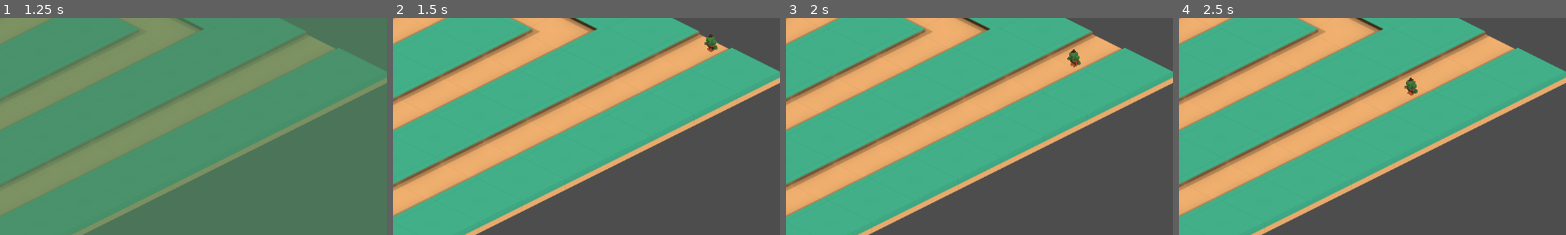
Above: before the commit, frames 1-4 (left to right).
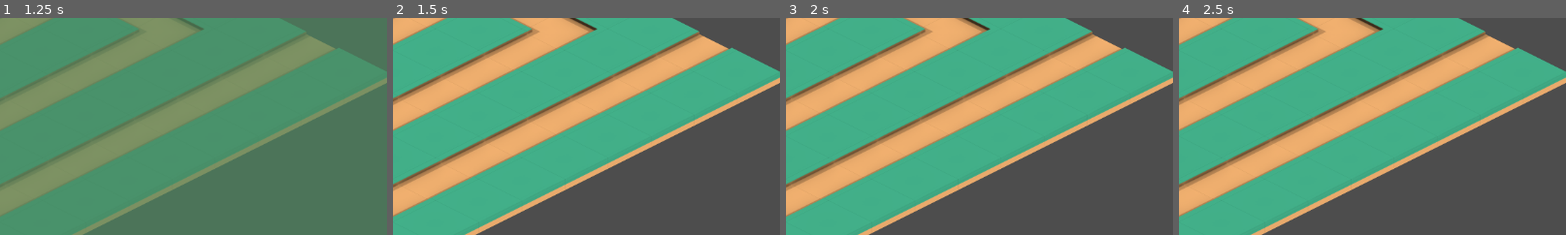
Above: after the commit, the same moments.

Repository: Robert-Riordan-UCD/GameDevJourney
Game: Godot game, scene res://GUI/MainMenu.tscn
The game is run twice, just before and just after one commit, with the same random seed, the same clock (stepped at 60 frames per second) and the same inputs.
Inputs:
- Up to frame 1 (1.25 s): click "Play" at 0.5 s
- Up to frame 2 (1.5 s): click "1x" at 1.25 s
- Up to frame 3 (2 s): no input
- Up to frame 4 (2.5 s): click "2x" at 2 s
The pictures show only the part of the screen within x 50-100%, y 39-89%; the shares and areas given below are measured in that part.

Frame 1 is identical in both runs. In frame 2, 0.2% of the frame differs, in the area x 80-84%, y 7-16%; in frame 3, 0.2%; in frame 4, 0.2%, in the area x 58-62%, y 27-36%.

Commit message:
Added a crossbow attack

Diff:
--- a/Isometric_Tower_Defense/Enemies/Spawner.gd
+++ b/Isometric_Tower_Defense/Enemies/Spawner.gd
@@ -22,6 +22,8 @@
 func _ready() -> void:
 	unit_timer.wait_time = wait_between_units
 	wave_timer.wait_time = wait_between_waves
+
+func start() -> void:
 	unit_timer.start()
 	new_wave.emit(current_wave)
 
--- a/Isometric_Tower_Defense/Levels/Level.tscn
+++ b/Isometric_Tower_Defense/Levels/Level.tscn
@@ -161,6 +161,7 @@
 [connection signal="all_enemies_defeated" from="Enemies" to="." method="_on_enemies_all_enemies_defeated"]
 [connection signal="enemy_died" from="Enemies" to="." method="_on_enemies_enemy_died"]
 [connection signal="enemy_reached_end" from="Enemies" to="." method="_on_enemies_enemy_reached_end"]
+[connection signal="tower_placed" from="TowerManager" to="." method="_on_tower_manager_tower_placed"]
 [connection signal="all_enemies_spawned" from="SpawnPoint" to="Enemies" method="_on_spawn_point_all_enemies_spawned"]
 [connection signal="enemy_spawned" from="SpawnPoint" to="Enemies" method="_on_spawn_point_enemy_spawned"]
 [connection signal="new_wave" from="SpawnPoint" to="." method="_on_spawn_point_new_wave"]
--- a/Isometric_Tower_Defense/Levels/LevelManager.gd
+++ b/Isometric_Tower_Defense/Levels/LevelManager.gd
@@ -7,13 +7,15 @@
 @onready var gui : GUI = $CanvasLayer/GUI
 @onready var tower_manager : TowerManager = $TowerManager
 @onready var ground_tile_map = $GroundTileMap
+@onready var level_started : bool = false
+@onready var spawn_point = $SpawnPoint
 
 var game_speed := [1, 2, 4]
 
 func _ready():
 	gui.set_gold_amount(gold)
 	gui.set_health(health)
-	gui.set_total_waves(len($SpawnPoint.wave_units))
+	gui.set_total_waves(len(spawn_point.wave_units))
 	gui.set_current_wave(1)
 	set_game_speed()
 
@@ -53,3 +55,8 @@
 	game_speed.append(new_speed)
 	Engine.time_scale = new_speed
 	$CanvasLayer/SpeedButton/Button.text = str(new_speed) + 'x'
+
+func _on_tower_manager_tower_placed():
+	if level_started: return
+	level_started = true
+	spawn_point.start()
--- a/Isometric_Tower_Defense/Towers/Attack.gd
+++ b/Isometric_Tower_Defense/Towers/Attack/Attack.gd
@@ -1,9 +1,5 @@
 class_name Attack
 extends Node2D
 
-@onready var bullet = $Bullet
-
 func attack(enemy: Enemy, damage: int) -> void:
-	print("Attacking!!!")
 	enemy.take_damage(damage)
-	bullet.goto(enemy.position)
--- a/Isometric_Tower_Defense/Towers/Attack/Attack.tscn
+++ b/Isometric_Tower_Defense/Towers/Attack/Attack.tscn
@@ -1,6 +1,6 @@
 [gd_scene load_steps=2 format=3 uid="uid://byndd4lp3xjul"]
 
-[ext_resource type="Script" path="res://Towers/Attack.gd" id="1_unmey"]
+[ext_resource type="Script" path="res://Towers/Attack/Attack.gd" id="1_mlcx6"]
 
 [node name="Attack" type="Node2D"]
-script = ExtResource("1_unmey")
+script = ExtResource("1_mlcx6")
--- /dev/null
+++ b/Isometric_Tower_Defense/Towers/Attack/CrossbowArrow.gd
@@ -0,0 +1,16 @@
+class_name CrossBowArrow
+extends Sprite2D
+
+signal hit
+
+@export var attack_duration : float = 0.15
+
+func goto(pos: Vector2) -> void:
+	rotate((pos-global_position).angle())
+	var tween = get_tree().create_tween()
+	tween.tween_property(self, "global_position", pos, attack_duration).set_trans(Tween.TRANS_CUBIC)
+	tween.connect("finished", _tween_finished)
+
+func _tween_finished() -> void:
+	hit.emit()
+	queue_free()
--- /dev/null
+++ b/Isometric_Tower_Defense/Towers/Attack/CrossbowArrow.tscn
@@ -0,0 +1,10 @@
+[gd_scene load_steps=3 format=3 uid="uid://2fp5jxeckaax"]
+
+[ext_resource type="Script" path="res://Towers/Attack/CrossbowArrow.gd" id="1_7tba8"]
+[ext_resource type="Texture2D" uid="uid://chbyl6bc0rq6j" path="res://Towers/Attack/Arrow.png" id="1_rosll"]
+
+[node name="CrossbowArrow" type="Sprite2D"]
+z_index = 2
+texture_filter = 1
+texture = ExtResource("1_rosll")
+script = ExtResource("1_7tba8")
--- /dev/null
+++ b/Isometric_Tower_Defense/Towers/Attack/CrossbowAttack.gd
@@ -0,0 +1,12 @@
+extends Attack
+
+@onready var arrow := preload("res://Towers/Attack/CrossbowArrow.tscn")
+
+func attack(enemy: Enemy, damage: int) -> void:
+	var new_arrow : CrossBowArrow = arrow.instantiate()
+	new_arrow.hit.connect(arrow_hit.bind(enemy, damage))
+	add_child(new_arrow)
+	new_arrow.goto(enemy.global_position)
+
+func arrow_hit(enemy: Enemy, damage: int) -> void:
+	enemy.take_damage(damage)
--- a/Isometric_Tower_Defense/Towers/Attack/CrossbowAttack.tscn
+++ b/Isometric_Tower_Defense/Towers/Attack/CrossbowAttack.tscn
@@ -1,14 +1,7 @@
-[gd_scene load_steps=4 format=3 uid="uid://drg5sqv7i6dcr"]
+[gd_scene load_steps=3 format=3 uid="uid://drg5sqv7i6dcr"]
 
 [ext_resource type="PackedScene" uid="uid://byndd4lp3xjul" path="res://Towers/Attack/Attack.tscn" id="1_0ind8"]
-[ext_resource type="Texture2D" uid="uid://xjiygytcvcxy" path="res://Towers/Bullet.png" id="2_0pyx5"]
-[ext_resource type="Script" path="res://Towers/Bullet.gd" id="3_0x8sb"]
+[ext_resource type="Script" path="res://Towers/Attack/CrossbowAttack.gd" id="2_ti62l"]
 
 [node name="CrossbowAttack" instance=ExtResource("1_0ind8")]
-
-[node name="Bullet" type="Sprite2D" parent="." index="0"]
-visible = false
-z_index = 1
-position = Vector2(0, -76)
-texture = ExtResource("2_0pyx5")
-script = ExtResource("3_0x8sb")
+script = ExtResource("2_ti62l")
--- a/Isometric_Tower_Defense/Towers/CrossbowTower.tscn
+++ b/Isometric_Tower_Defense/Towers/CrossbowTower.tscn
@@ -34,8 +34,5 @@
 "sprite": "res://Towers/crossbowTowerLevel3.png"
 }]
 
-[node name="CrossbowAttack" parent="." index="4" instance=ExtResource("3_tvuke")]
-position = Vector2(0, -32)
-rotation = 0.392699
-scale = Vector2(10, 10)
-skew = 0.785398
+[node name="CrossbowAttack" parent="." index="6" instance=ExtResource("3_tvuke")]
+position = Vector2(0, -126)
--- a/Isometric_Tower_Defense/Towers/TowerManager.gd
+++ b/Isometric_Tower_Defense/Towers/TowerManager.gd
@@ -1,5 +1,7 @@
 class_name TowerManager
 extends Node2D
+
+signal tower_placed
 
 @export var level_manager : LevelManager
 @export var ground_tile_map : TileMap
@@ -24,6 +26,7 @@
 			selected_tower = null
 			ground_tile_map.place_tower(get_global_mouse_position())
 			tower_preview.hide()
+			tower_placed.emit()
 	elif event.is_action_pressed("right_mouse"):
 		selected_tower = null
 		tower_preview.hide()
Binary file added: Isometric_Tower_Defense/Towers/Attack/Arrow.png
